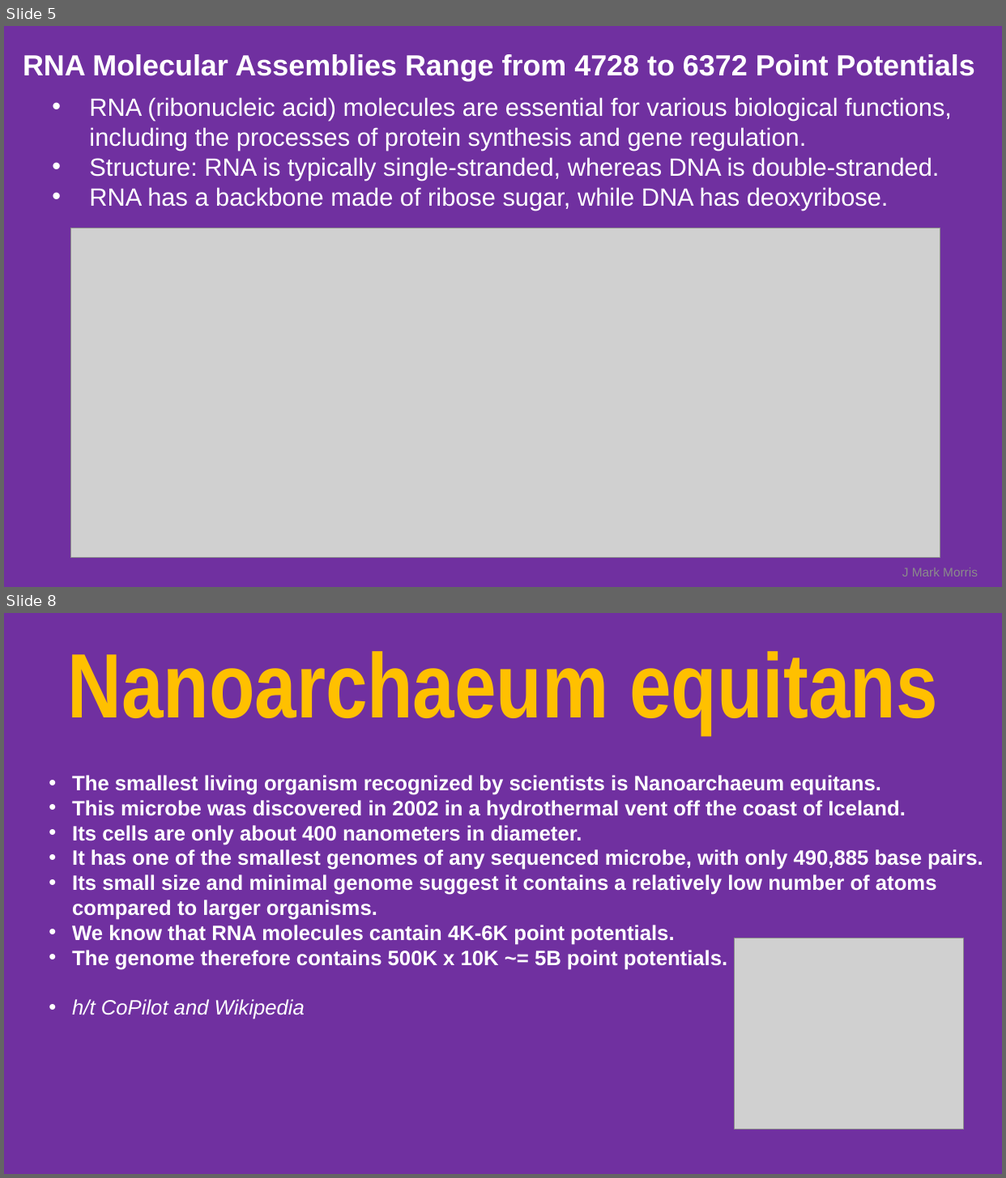
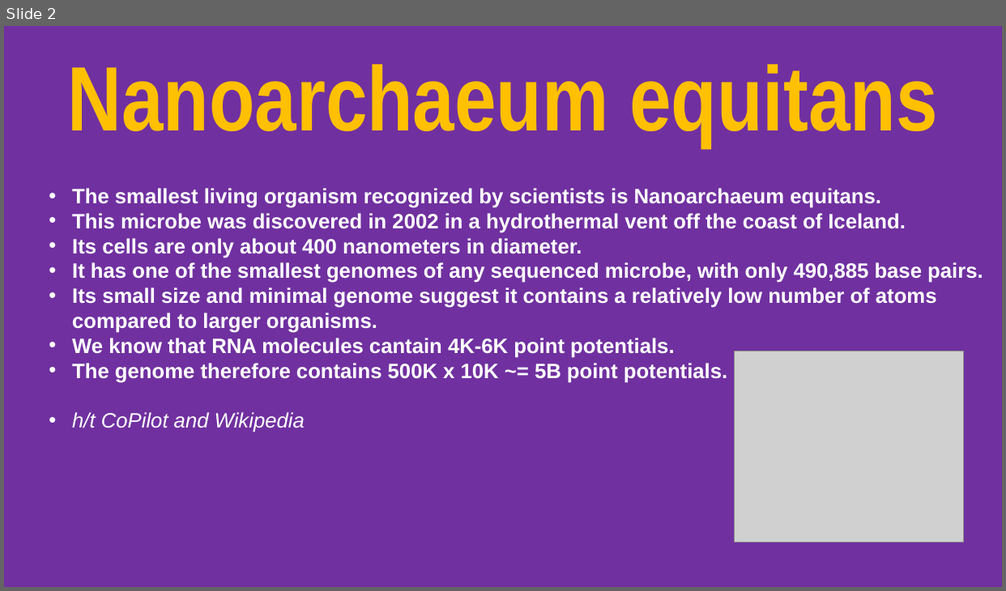
Before and after one commit to jmarkmorris/architrino, a slide deck: reference/archie/presentations/NPQG Assemblies - Early Life.pptx. Shown one above the other, each under a label of ours: slides 5 and 8 before the commit, slide 2 after it; the slides between them are not shown. The pictures are 1006x1178 and 1006x591 pixels, drawn with LibreOffice and Linux fonts; fonts in the diff are those of the drawing; grey boxes stand for pictures. Boxes give left, top, right and bottom in pixels: in the first picture for what was removed or moved away, otherwise in the second. Text is boxed around its words. In the diff, an @@ line names an element or a change of style, - is before the commit and + after.

```diff
--- a/reference/archie/presentations/NPQG Assemblies - Early Life.pptx
+++ b/reference/archie/presentations/NPQG Assemblies - Early Life.pptx
@@ slide 5 removed at box(4, 26, 1002, 587), background #7030A0 @@
@@ text removed at box(23, 54, 974, 81) @@
-RNA Molecular Assemblies Range from 4728 to 6372 Point Potentials
@@ text removed at box(89, 97, 952, 210) @@
-• RNA (ribonucleic acid) molecules are essential for various biological functions, including the processes of protein synthesis and gene regulation.
-• Structure: RNA is typically single-stranded, whereas DNA is double-stranded.
-• RNA has a backbone made of ribose sugar, while DNA has deoxyribose.
@@ picture removed at box(70, 228, 940, 557) @@
@@ text removed at box(902, 568, 978, 577) @@
-J Mark Morris
@@ what was slide 8 is now slide 2 @@
```
Also in this commit, not shown: 1 slide changed, 7 other slides removed, 16 other files.
